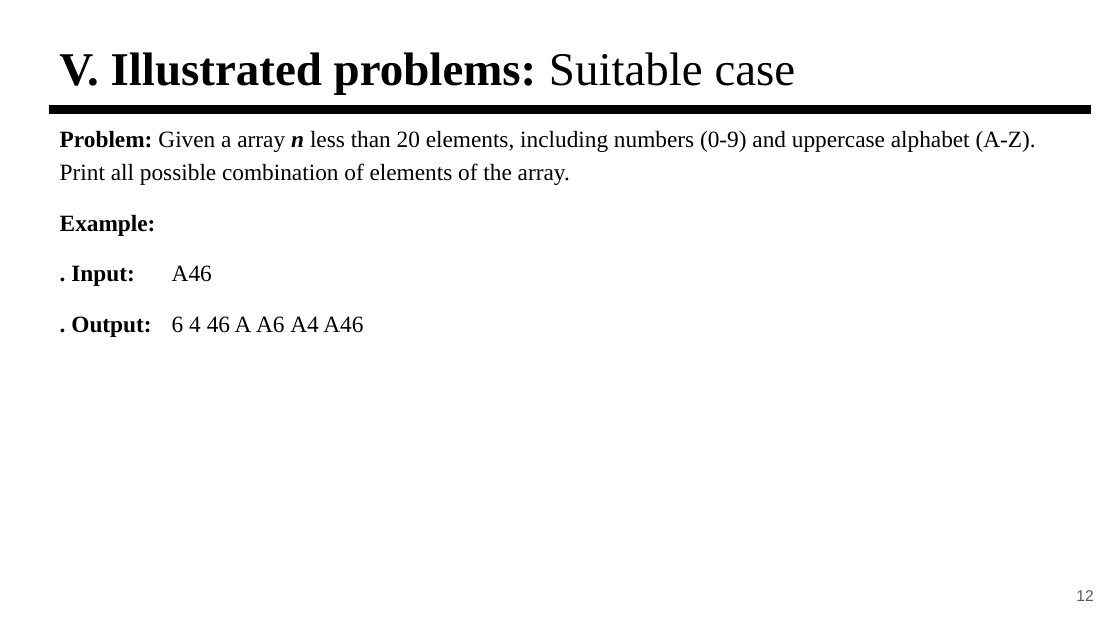
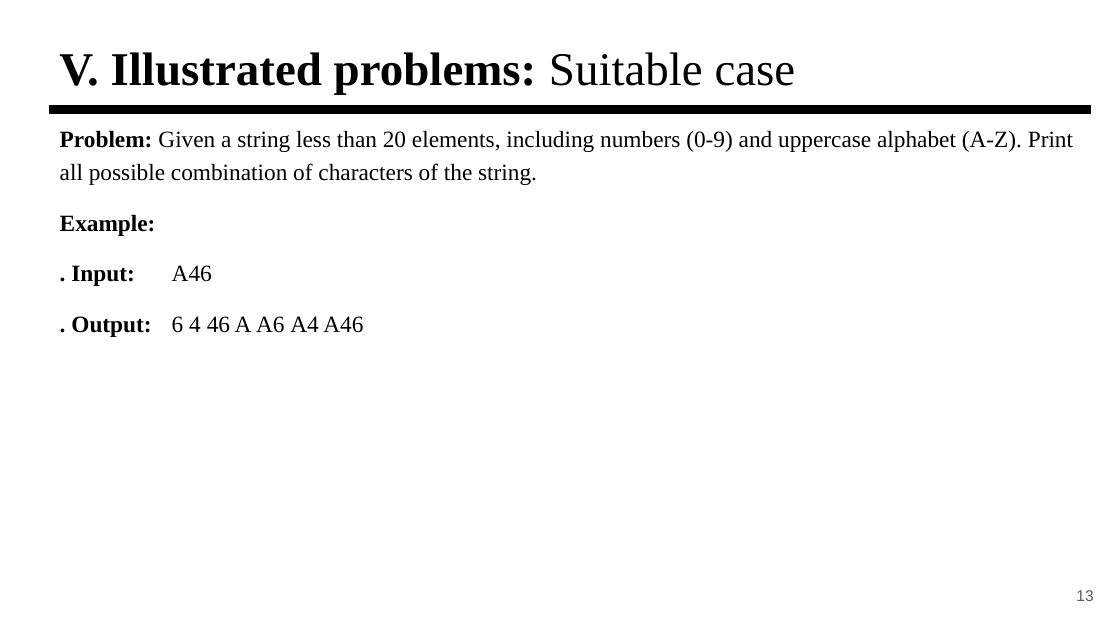
Before and after one commit to ThangDuong59/CS112.L23.KHCL, a slide deck: slide 13 of seminar/CS112-Brute-Force.pptx (slide 12 before the commit). Drawn at 1120x630 pixels with LibreOffice and Linux fonts; fonts in the diff are those of the drawing. Boxes give left, top, right and bottom in pixels: in the first picture for what was removed or moved away, otherwise in the second. Text is boxed around its words. In the diff, an @@ line names an element or a change of style, - is before the commit and + after.

```diff
--- a/seminar/CS112-Brute-Force.pptx
+++ b/seminar/CS112-Brute-Force.pptx
@@ text at (60,130,1073,185): text changed @@
-Problem: Given a array n less than 20 elements, including numbers (0-9) and uppercase alphabet (A-Z). Print all possible combination of elements of the array.
+Problem: Given a string less than 20 elements, including numbers (0-9) and uppercase alphabet (A-Z). Print all possible combination of characters of the string.
@@ page number at (1076,590,1093,601): text changed @@
-12
+13
```
Also in this commit, not shown: 5 other slides changed, 1 slide added.
